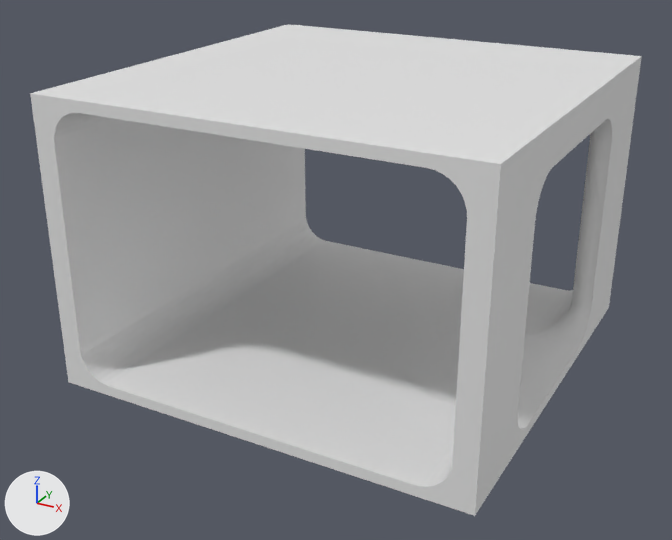
Renders of the FBX model BlenderFiles/Exports/hallwaySection_roomEntry.fbx from each side of a commit.
Before and after are seen from a camera (50 mm lens) standing at (1.79, -9.38, 4.43) and looking at (-2.11, -2.29, 0.88). Arrows for +X, +Y and +Z are at lower left; the lights stay in place. Where no turn or scale is listed for an object, it has been applied to the vertices.

In view in the first picture: 'hallwaySection_roomEntry'.
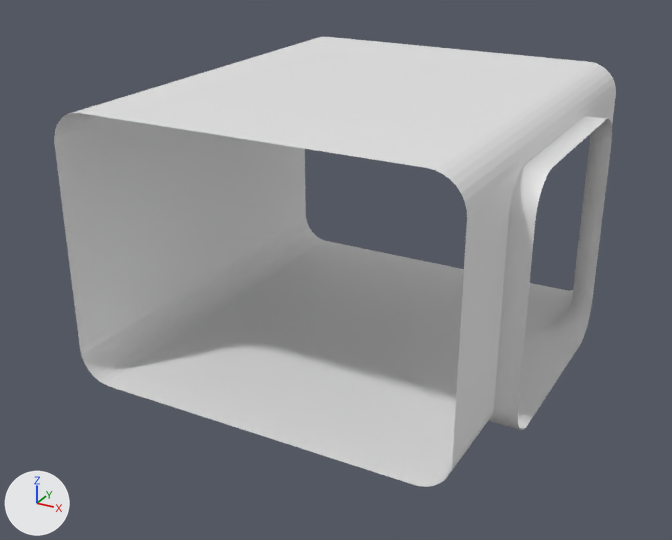
Changed parts and their boxes [x1, y1, x2, y2] in the pictures (672 x 540 px):
'hallwaySection_roomEntry', reshaped (8% narrower, 9% shorter)
    before: [30, 24, 642, 516]
    after: [54, 37, 616, 487]
part 1 of me_hallwaysection_roomentry, deleted
    before: [30, 24, 642, 516]

What changed in the scene script:
```text
Add mat_ceiling:
    mat_ceiling = principled_material('Ceiling')
    mat_ceiling.base_color = (0.8, 0.8, 0.8)  # white #e7e7e7
Add mat_walls:
    mat_walls = principled_material('Walls')
    mat_walls.base_color = (0.8, 0.8, 0.8)  # white #e7e7e7
Add mat_floor:
    mat_floor = principled_material('Floor')
    mat_floor.base_color = (0.8, 0.8, 0.8)  # white #e7e7e7
Change me_hallwaysection_roomentry:
    used by ob_hallwaysection_roomentry; location = (0.0, 0.0, 0.0)
    remove me_hallwaysection_roomentry.from_pydata(...)  # 182 vertices, 93 faces; spans x -4.0..0.0, y -4.0..0.0, z 0.0..2.7
    add me_hallwaysection_roomentry.from_pydata(...)  # 174 vertices, 84 faces; spans x -3.8..0.0, y -4.0..0.0, z 0.1..2.6
    me_hallwaysection_roomentry part 1
    8 vertices are removed from x -4.0..0.0, y -4.0..0.0, z 0.0..2.7
    9 faces are deleted
    add me_hallwaysection_roomentry.materials.append(mat_walls)  # white #e7e7e7
    add me_hallwaysection_roomentry.materials.append(mat_floor)  # white #e7e7e7
    add me_hallwaysection_roomentry.materials.append(mat_ceiling)  # white #e7e7e7
```
